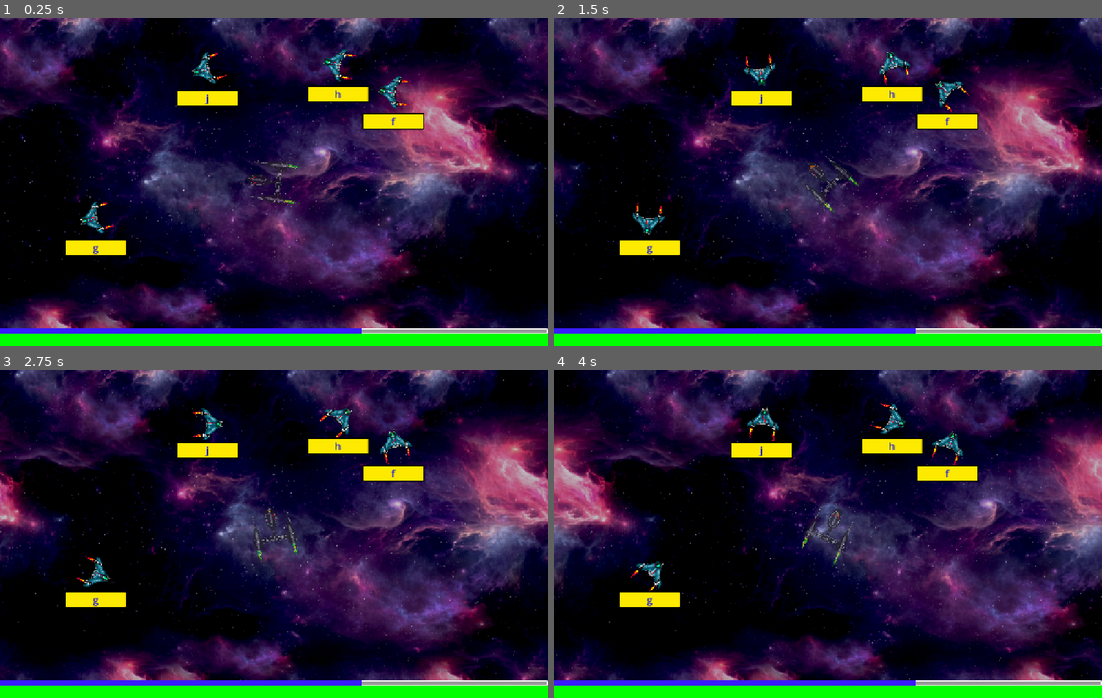
Above: before the commit, frames 1-4 (two rows, left to right).
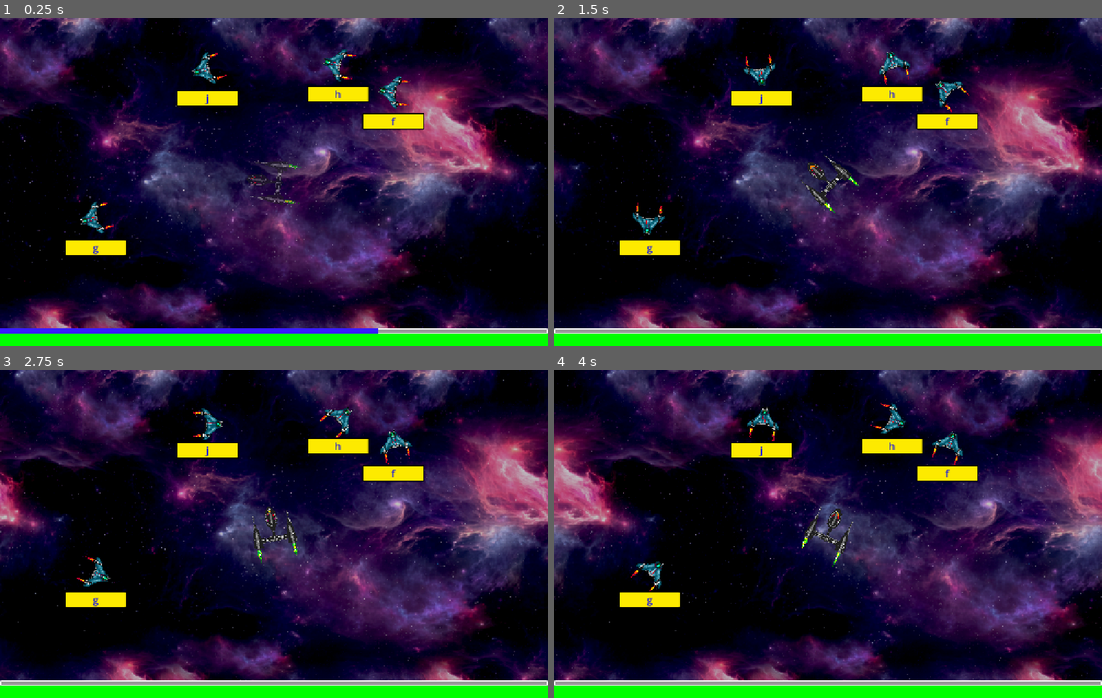
Above: after the commit, the same moments.

Repository: RaulHuertas/galaxy-keys
Game: Godot game, scene res://practice_game.tscn
Same seed, same stepped clock (60 frames per second), same inputs: the game is played once before the commit and once after it.
Inputs:
- Up to frame 1 (0.25 s): no input
- Up to frame 2 (1.5 s): tap Enter at 0.5 s
- Up to frame 3 (2.75 s): no input
- Up to frame 4 (4 s): no input

The runs differ from the first frame. In frame 1, less than 0.1% of the frame differs, in the area x 66-69%, y 94-97%; in frame 2, 1.3%; in frame 3, 1.3%; in frame 4, 1.4%, in the area x 0-66%, y 41-97%.

Commit message:
camouflage animation ready

Diff:
--- a/health_bar.gd
+++ b/health_bar.gd
@@ -18,10 +18,10 @@
 	get():
 		return health
 
-@export var camouflage = 100:
+@export var camouflage : float = 100.0:
 	set(value):
 		camouflage = value
-		camouflage.value = value
+		camouflage_bar.value = value
 	get():
 		return health
 
--- a/practice_game.gd
+++ b/practice_game.gd
@@ -35,6 +35,20 @@
 		var random_index : int = randi()%character_levels[level].size()
 		result = result+(character_levels[level][random_index])
 	return result
+
+var camo_tween
+func reactivate_camo():
+	if camo_tween:
+		camo_tween.kill() # Abort the previous animation.
+	camo_tween = create_tween()
+	main_ship.camouflaged = true
+	status_bar.camouflage = 100
+	camo_tween.tween_property(status_bar, "camouflage", 0, 0.8)
+	camo_tween.tween_callback(camo_down)
+
+func camo_down():
+	main_ship.camouflaged = false
+	print("camo down!")
 
 func spawn_enemies():
 	for ship in enemy_ships:
@@ -88,6 +102,7 @@
 	enemy_beam.hide()
 	main_ship.camouflaged = true
 	spawn_enemies()
+	reactivate_camo()
 
 func aim_to_ship(ship_to_rotate:Node2D, target : Node2D):
 	var direction = target.global_position - ship_to_rotate.global_position
